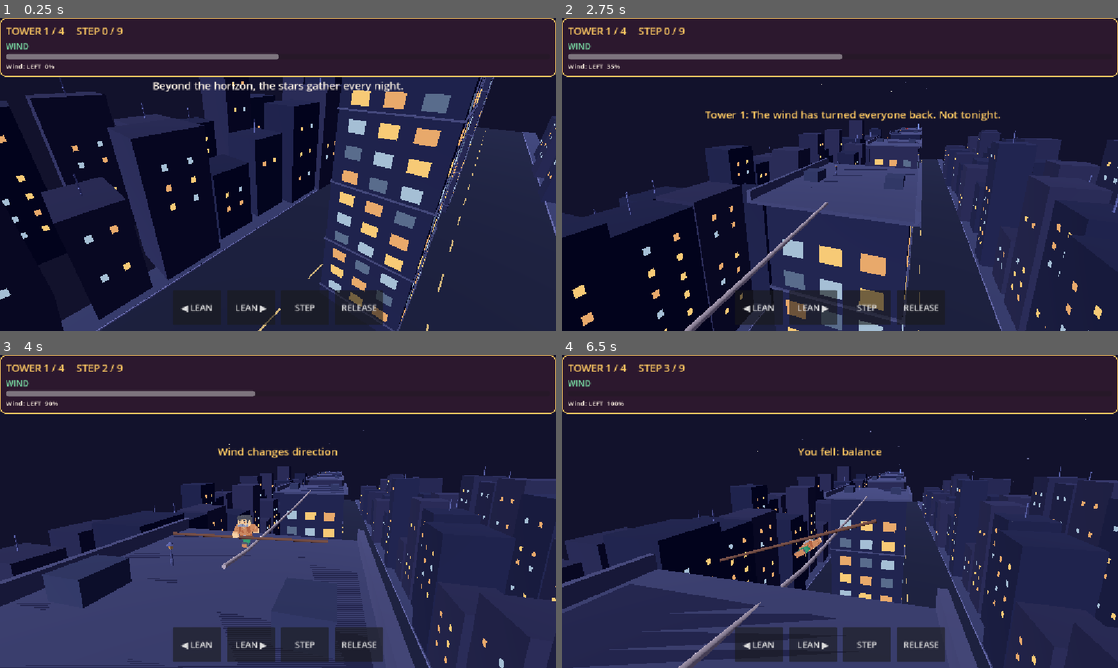
Above: before the commit, frames 1-4 (two rows, left to right).
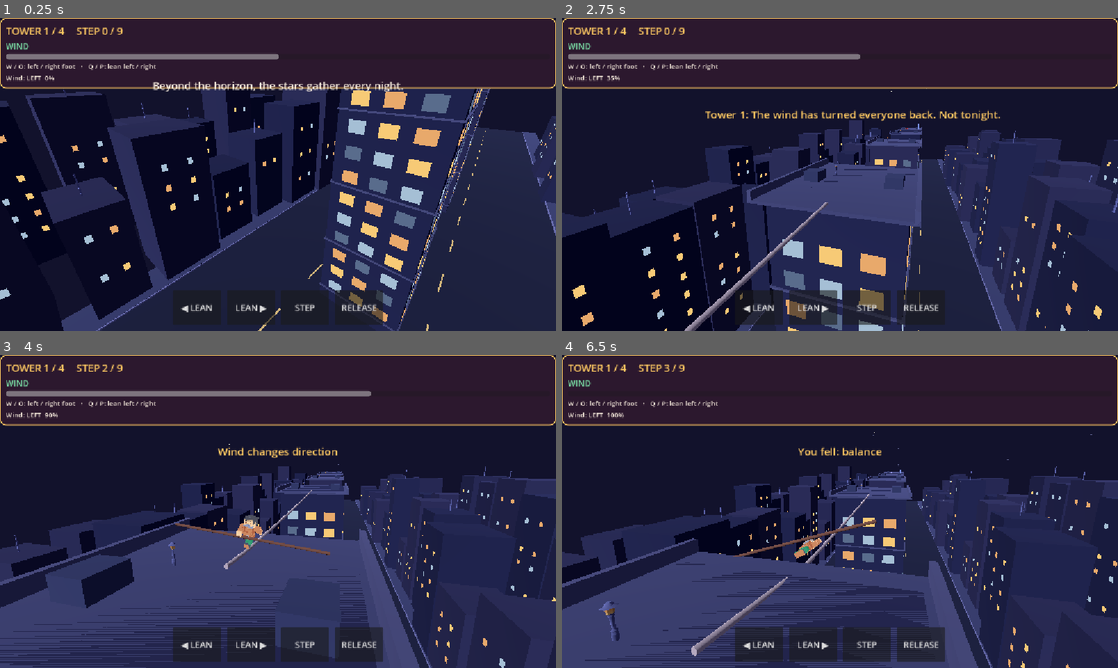
Above: after the commit, the same moments.

Repository: Ady-computerscience/tightrope_walker_alpha
Game: Godot game, scene res://scenes/main.tscn
Same seed, same stepped clock (60 frames per second), same inputs: the game is played once before the commit and once after it.
Inputs:
- Up to frame 1 (0.25 s): no input
- Up to frame 2 (2.75 s): tap Enter at 0.5 s; hold P (lean_right, bound only after the commit) 0.53-1.28 s; tap Space (release) at 0.6, 1.55, 2.1 s; tap W (step, bound only before the commit) at 0.8, 1.35, 2.3 s; hold Q (lean_left, bound only after the commit) 1.28-2.03 s; hold P (lean_right, bound only after the commit) from 2.03 s (still down)
- Up to frame 3 (4 s): release P (lean_right, bound only after the commit) at 2.78 s; hold Up 2.78-3.53 s; tap W (step, bound only before the commit) at 2.85, 3.8 s; tap Space (release) at 3.05 s; hold Q (lean_left, bound only after the commit) from 3.53 s (still down); tap E at 3.6 s
- Up to frame 4 (6.5 s): tap Space (release) at 4.35, 5.85 s; tap W (step, bound only before the commit) at 5.1 s; release Q (lean_left, bound only after the commit) at 5.78 s; hold P (lean_right, bound only after the commit) from 5.78 s (still down)

The runs differ from the first frame. In frame 1, 4.1% of the frame differs, in the area x 0-100%, y 14-23%; in frame 2, 4.5%; in frame 3, 11%; in frame 4, 21%, in the area x 0-100%, y 14-100%.

Commit message:
Add walking and leaning controls
W / O: step with left/right foot
Q / P: lean left/right

Diff:
--- a/scripts/game.gd
+++ b/scripts/game.gd
@@ -36,6 +36,7 @@
 var step_elapsed := 0.0
 var step_duration := 0.0
 var step_result := ""
+var last_step_foot := ""
 var fall_elapsed := 0.0
 var intro_elapsed := 0.0
 var outro_elapsed := 0.0
@@ -77,17 +78,21 @@
 		return
 	if mode == "intro":
 		intro_elapsed += dt
-		if Input.is_action_just_pressed("step") and intro_elapsed >= 2.0 or intro_elapsed >= 9.2:
+		if _step_pressed() and intro_elapsed >= 2.0 or intro_elapsed >= 9.2:
 			mode = "walking"
 			hud.show_caption("")
 			_announce_tower()
 	elif mode == "outro":
 		outro_elapsed += dt
-		if Input.is_action_just_pressed("step") and outro_elapsed >= 2.0 or outro_elapsed >= 13.0:
+		if _step_pressed() and outro_elapsed >= 2.0 or outro_elapsed >= 13.0:
 			mode = "stargaze"
 			hud.show_caption("The stars kept their promise.")
 	elif mode == "walking":
-		if Input.is_action_just_pressed("step"):
+		if Input.is_action_just_pressed("step_left"):
+			_step("left")
+		elif Input.is_action_just_pressed("step_right"):
+			_step("right")
+		elif Input.is_action_just_pressed("step"):
 			_step()
 		if Input.is_action_just_pressed("release"):
 			_release()
@@ -119,12 +124,15 @@
 	_update_hud()
 
 
-func _step() -> void:
+func _step(foot: String = "") -> void:
 	if mode != "walking" or paused or step_duration > 0.0 or rules.state != "walking":
 		return
 	var result := rules.try_step()
 	if result == "blocked" or result == "cooldown":
 		return
+	if foot.is_empty():
+		foot = "right" if last_step_foot == "left" else "left"
+	last_step_foot = foot
 	step_from = visual_z
 	step_to = Rules.step_z(rules.tower, rules.step)
 	if result == "won":
@@ -133,6 +141,9 @@
 	step_elapsed = 0.0
 	step_result = result
 	_play_walker_animation("walk")
+	if walker_animation != null and walker_animation.has_animation("walk"):
+		var walk := walker_animation.get_animation("walk")
+		walker_animation.seek(walk.length * (0.5 if foot == "right" else 0.0), true)
 
 
 func _release() -> void:
@@ -145,6 +156,7 @@
 	mode = "walking"
 	rules = Rules.new()
 	visual_z = Rules.step_z(1, 0)
+	last_step_foot = ""
 	_play_walker_animation("idle")
 	step_duration = 0.0
 	fall_elapsed = 0.0
@@ -174,6 +186,10 @@
 	var keyboard := Input.get_axis("lean_left", "lean_right")
 	var touch := float(int(touch_right) - int(touch_left))
 	return clampf(keyboard + touch, -1.0, 1.0)
+
+
+func _step_pressed() -> bool:
+	return Input.is_action_just_pressed("step_left") or Input.is_action_just_pressed("step_right") or Input.is_action_just_pressed("step")
 
 
 func _update_step(dt: float) -> void:
@@ -279,7 +295,7 @@
 
 
 func _update_hud() -> void:
-	var cue := "A / D lean  •  W step  •  Space release"
+	var cue := "Space: release tension"
 	match rules.stage_kind():
 		"Wind": cue = "Wind: %s  %.0f%%" % ["RIGHT" if rules.wind_dir > 0 else "LEFT", rules.wind_ramp * 100.0]
 		"Birds": cue = "Birds: lean %s" % ["RIGHT" if rules.bird_dir > 0 else "LEFT"] if rules.bird_phase == "warn" else "Watch for the birds"
@@ -545,12 +561,10 @@
 
 
 func _install_input_actions() -> void:
-	_add_key("lean_left", KEY_A)
-	_add_key("lean_left", KEY_LEFT)
-	_add_key("lean_right", KEY_D)
-	_add_key("lean_right", KEY_RIGHT)
-	_add_key("step", KEY_W)
-	_add_key("step", KEY_UP)
+	_add_key("lean_left", KEY_Q)
+	_add_key("lean_right", KEY_P)
+	_add_key("step_left", KEY_W)
+	_add_key("step_right", KEY_O)
 	_add_key("release", KEY_SPACE)
 	_add_key("release", KEY_E)
 	_add_key("pause_run", KEY_ESCAPE)
@@ -571,6 +585,8 @@
 
 
 func _add_joy_button(action: StringName, button: JoyButton) -> void:
+	if not InputMap.has_action(action):
+		InputMap.add_action(action)
 	var event := InputEventJoypadButton.new()
 	event.button_index = button
 	InputMap.action_add_event(action, event)
--- a/scripts/game_hud.gd
+++ b/scripts/game_hud.gd
@@ -77,7 +77,7 @@
 
 	var top := PanelContainer.new()
 	top.set_anchors_preset(Control.PRESET_TOP_WIDE)
-	top.offset_bottom = 108.0
+	top.offset_bottom = 134.0
 	top.add_theme_stylebox_override("panel", _panel_style())
 	root.add_child(top)
 	var top_box := VBoxContainer.new()
@@ -94,7 +94,8 @@
 	_balance.show_percentage = false
 	_balance.custom_minimum_size = Vector2(0, 12)
 	top_box.add_child(_balance)
-	_cue = _label("A / D to lean • W to step", 14, CREAM)
+	top_box.add_child(_label("W / O: left / right foot   •   Q / P: lean left / right", 14, CREAM))
+	_cue = _label("Space: release tension", 14, CREAM)
 	top_box.add_child(_cue)
 
 	_caption = _label("", 22, CREAM)
--- a/tests/test_scene.gd
+++ b/tests/test_scene.gd
@@ -17,6 +17,10 @@
 	var game := current_scene
 	if game == null or game.get("rules") == null or game.get("hud") == null:
 		printerr("FAIL: game scene did not initialize")
+		quit(1)
+		return true
+	if not _has_key_action("step_left", KEY_W) or not _has_key_action("step_right", KEY_O) or not _has_key_action("lean_left", KEY_Q) or not _has_key_action("lean_right", KEY_P):
+		printerr("FAIL: W/O step or Q/P lean bindings are missing")
 		quit(1)
 		return true
 	var towers := game.get_node_or_null("Rooftop Skyscrapers")
@@ -55,11 +59,32 @@
 		quit(1)
 		return true
 	game.set("mode", "walking")
+	game.call("_step", "left")
+	if game.get("rules").step != 1 or game.get("last_step_foot") != "left" or game.get("walker_animation").current_animation != "walk":
+		printerr("FAIL: left foot step did not advance rules")
+		quit(1)
+		return true
+	game.set("step_duration", 0.0)
+	game.get("rules").time += 0.5
+	game.call("_step", "right")
+	if game.get("rules").step != 2 or game.get("last_step_foot") != "right" or game.get("walker_animation").current_animation_position < 0.25:
+		printerr("FAIL: right foot step did not advance rules")
+		quit(1)
+		return true
+	game.set("step_duration", 0.0)
+	game.get("rules").time += 0.5
 	game.call("_step")
-	if game.get("rules").step != 1 or game.get("walker_animation").current_animation != "walk":
-		printerr("FAIL: scene step input did not advance rules")
+	if game.get("rules").step != 3 or game.get("last_step_foot") != "left":
+		printerr("FAIL: generic step did not alternate feet")
 		quit(1)
 		return true
 	print("PASS: main scene initializes and step action works")
 	quit(0)
 	return true
+
+
+func _has_key_action(action: StringName, key: Key) -> bool:
+	for event in InputMap.action_get_events(action):
+		if event is InputEventKey and event.physical_keycode == key:
+			return true
+	return false
